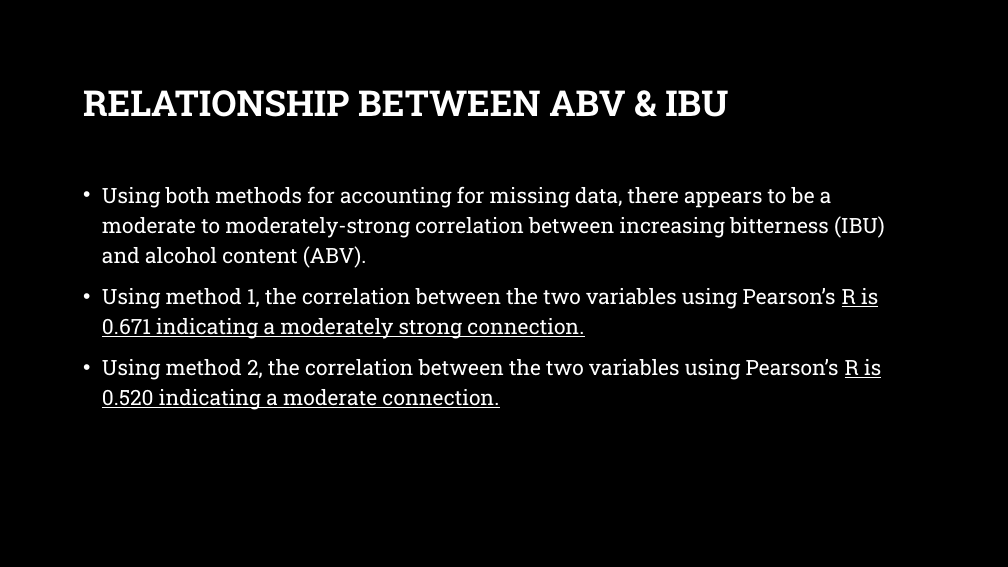
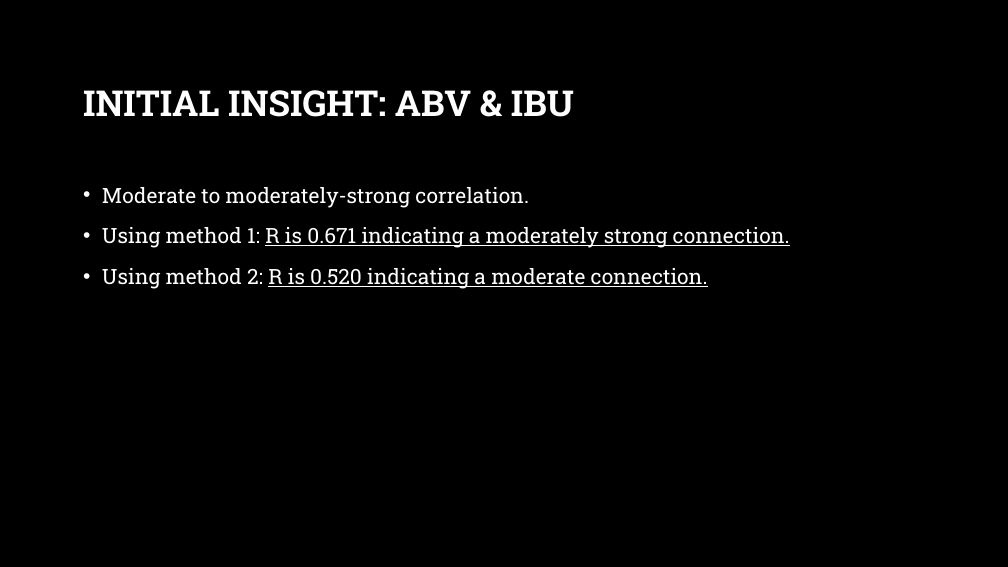
Before and after one commit to IndyD/MSDS-6306-case-study-1, a slide deck: slide 10 of Case Study – Budweiser Brewery Insights.pptx. Drawn at 1008x567 pixels with LibreOffice and Linux fonts; fonts in the diff are those of the drawing; background and template pictures are left out. Boxes give left, top, right and bottom in pixels: in the first picture for what was removed or moved away, otherwise in the second. Text is boxed around its words. In the diff, an @@ line names an element or a change of style, - is before the commit and + after.

```diff
--- a/Case Study – Budweiser Brewery Insights.pptx
+++ b/Case Study – Budweiser Brewery Insights.pptx
@@ title at bbox=[83, 90, 574, 117]: text changed @@
-RELATIONSHIP BETWEEN ABV & IBU
+INITIAL INSIGHT: ABV & IBU
@@ text at bbox=[102, 187, 790, 289]: text changed @@
-• Using both methods for accounting for missing data, there appears to be a moderate to moderately-strong correlation between increasing bitterness (IBU) and alcohol content (ABV).
-• Using method 1, the correlation between the two variables using Pearson’s R is 0.671 indicating a moderately strong connection.
-• Using method 2, the correlation between the two variables using Pearson’s R is 0.520 indicating a moderate connection.
+• Moderate to moderately-strong correlation.
+• Using method 1: R is 0.671 indicating a moderately strong connection.
+• Using method 2: R is 0.520 indicating a moderate connection.
```
Also in this commit, not shown: 2 other slides changed.
